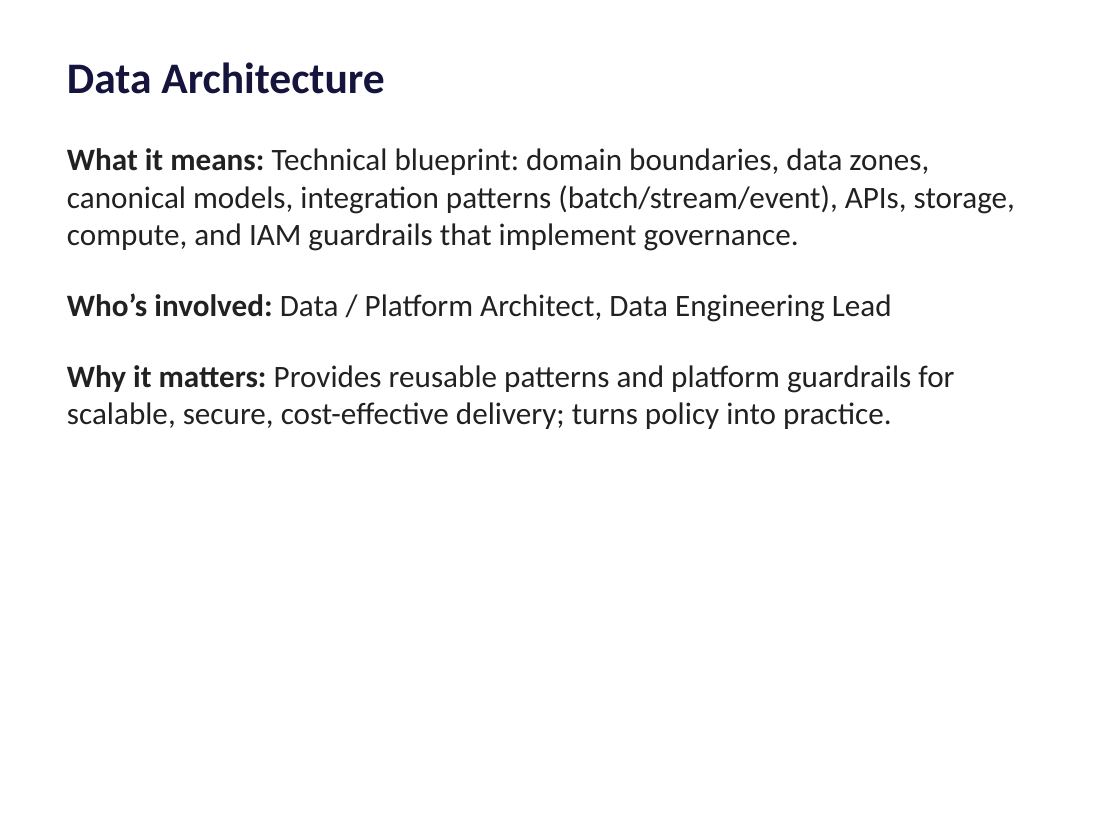
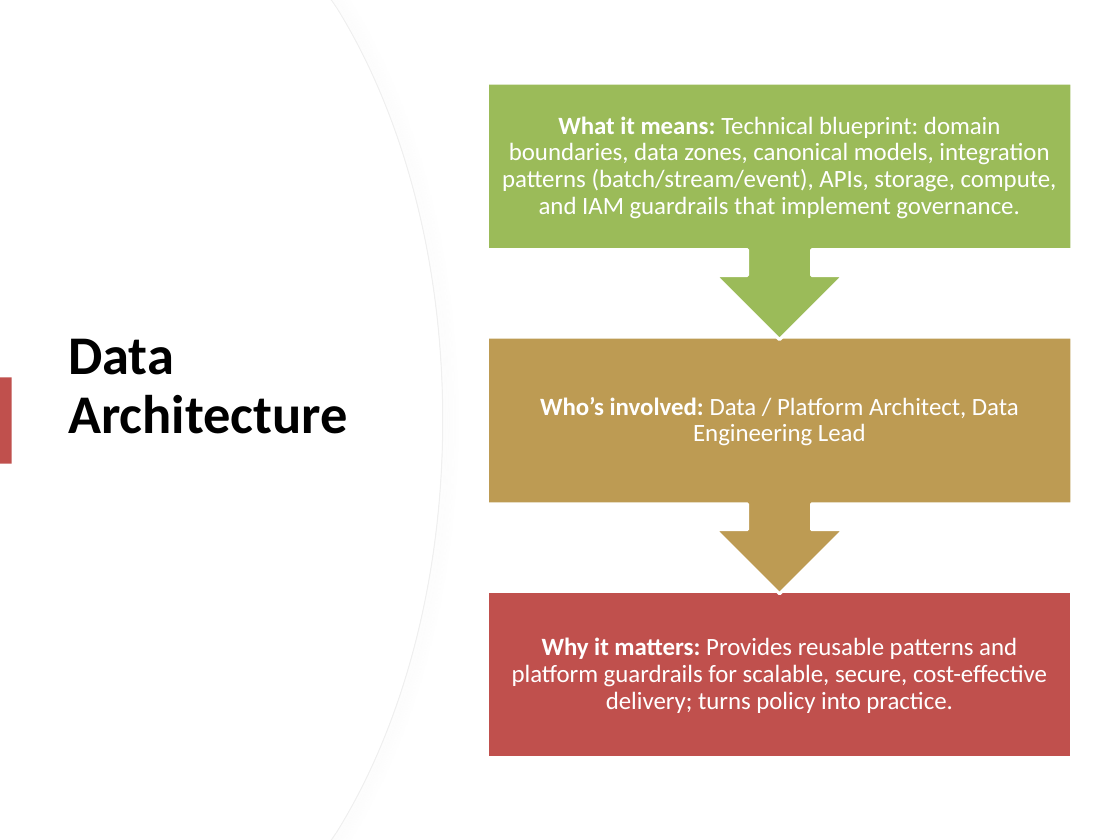
Before and after one commit to mokhayesh/aldin-accelerators, a slide deck: slide 9 of docs/_assets/data-governance-deck.pptx. Drawn at 1120x840 pixels with LibreOffice and Linux fonts; fonts in the diff are those of the drawing. Boxes give left, top, right and bottom in pixels: in the first picture for what was removed or moved away, otherwise in the second. Text is boxed around its words. In the diff, an @@ line names an element or a change of style, - is before the commit and + after.

```diff
--- a/docs/_assets/data-governance-deck.pptx
+++ b/docs/_assets/data-governance-deck.pptx
@@ freeform shape added at (0,0,442,840), fill #FFFFFF, outline #EFEFEF 0.75 pt @@
@@ freeform shape added at (0,0,442,840), fill #FFFFFF @@
@@ text "What it means: Technical blueprint: ...": place and size @@
-text "What it means: Technical blueprint: ..." at (67,148,1015,429)
+text "What it means: Technical blueprint: ..." at (502,116,1057,219)
@@ text "What it means: Technical blueprint: ..." at (502,116,1057,219): size 20 to 16 pt, text colour #212121 to #FFFFFF; alignment left to centre; line spacing 1 to 0.9; more space between paragraphs; vertical alignment top to middle @@
@@ group added at (487,83,1072,758): 2 texts, 2 up arrow callouts, 1 rectangle @@
+Why it matters: Provides reusable patterns and platform guardrails for scalable, secure, cost-effective delivery; turns policy into practice.
+Who’s involved: Data / Platform Architect, Data Engineering Lead
@@ title "Data Architecture": place and size @@
-title "Data Architecture" at (67,62,384,94)
+title "Data Architecture" at (68,338,348,434)
@@ title "Data Architecture" at (68,338,348,434): size 28 to 35 pt, text colour #14143C to #000000; line spacing 1 to 0.9; vertical alignment top to middle @@
@@ text at (67,293,954,429): paragraphs removed @@
-Who’s involved: Data / Platform Architect, Data Engineering Lead
-Why it matters: Provides reusable patterns and platform guardrails for scalable, secure, cost-effective delivery; turns policy into practice.
@@ rectangle added at (0,377,11,464), fill #C0504D @@
```
Also in this commit, not shown: 10 other slides changed, 1 other file.
